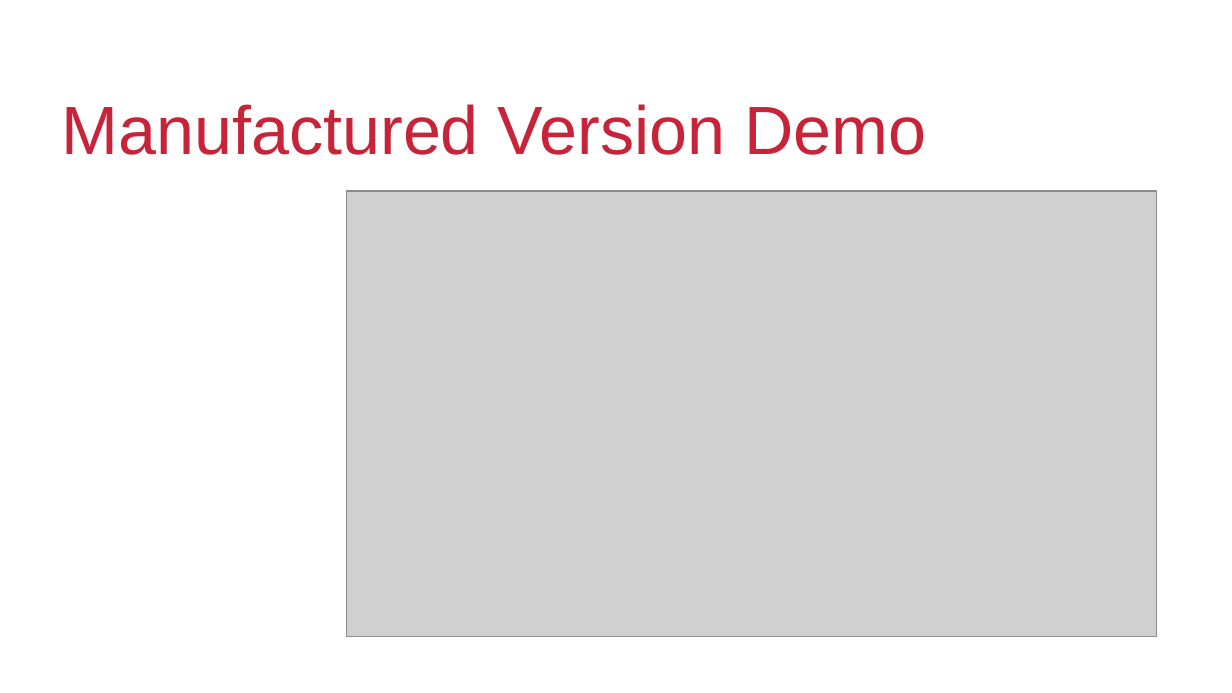
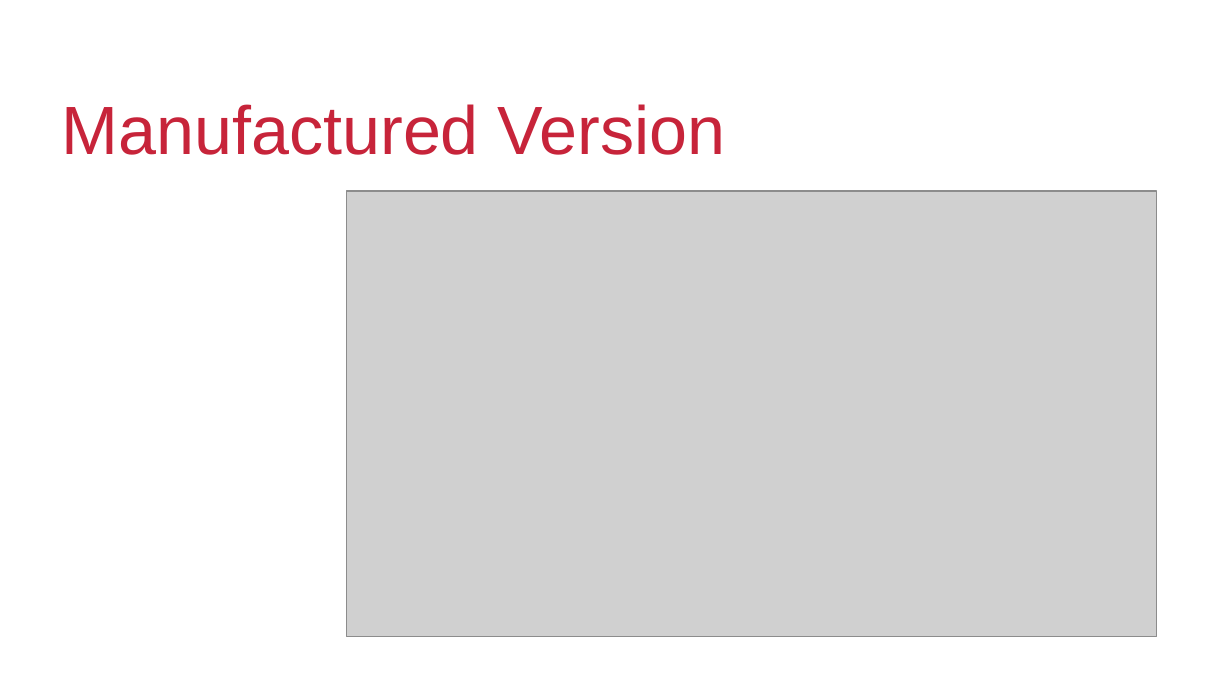
Before and after one commit to BusKill/usb-a-magnetic-breakaway, a slide deck: slide 11 of Goldfishlaser Version/Presentations/DEFCON32talk.odp (slide 7 before the commit). Drawn at 1232x693 pixels with LibreOffice and Linux fonts; fonts in the diff are those of the drawing; grey boxes stand for pictures; background and template pictures are left out. Boxes give left, top, right and bottom in pixels: in the first picture for what was removed or moved away, otherwise in the second. Text is boxed around its words. In the diff, an @@ line names an element or a change of style, - is before the commit and + after.

```diff
--- a/Goldfishlaser Version/Presentations/DEFCON32talk.odp
+++ b/Goldfishlaser Version/Presentations/DEFCON32talk.odp
@@ title at (62,104,726,155): text changed @@
-Manufactured Version Demo
+Manufactured Version
```
Also in this commit, not shown: 6 other slides changed, 7 slides added, 2 slides removed, 3 other files.
